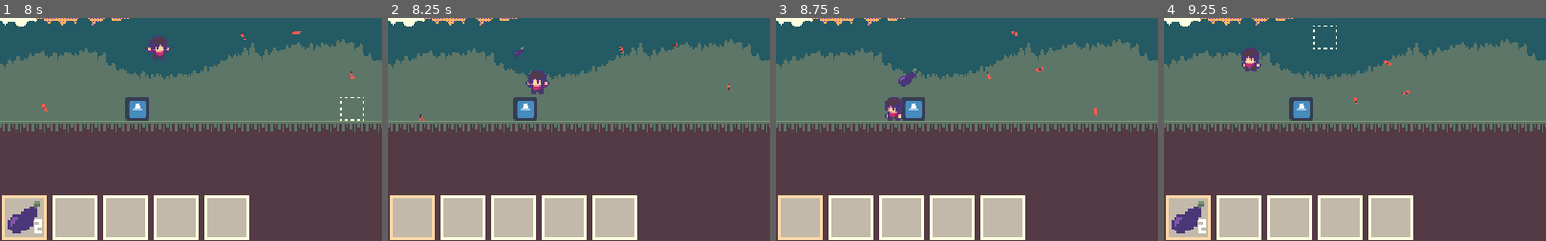
Above: before the commit, frames 1-4 (left to right).
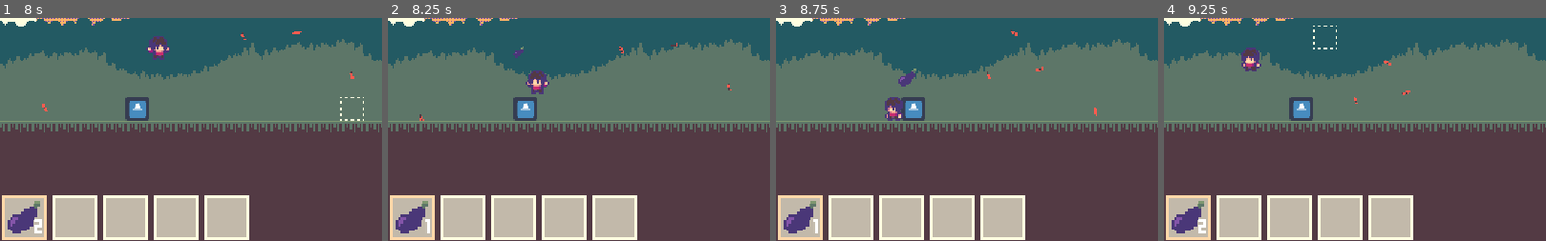
Above: after the commit, the same moments.

Repository: Zitronekoma30/falljam
Game: Godot game, scene res://Scenes/Farm.tscn
Same seed, same stepped clock (60 frames per second), same inputs: the game is played once before the commit and once after it. The engine's default icon, where the game draws it, is replaced by a stand-in: a white triangle on a blue panel in a dark square.
Inputs (mouse positions are % of the whole screen's width and height, from its top left):
- Up to frame 1 (8 s): move the mouse to (45, 70) at 0.52 s; hold D (walk_right) 0.53-2.03 s; tap Q (drop) at 0.6, 1.35, 2.3, 3.05, 3.8, 4.35, 5.1, 6.05, 6.8, 7.55 s; tap Space (jump) at 0.77, 1.52, 3.02, 3.77, 4.52, 6.02, 6.77, 7.52 s; move the mouse to (80, 65) at 1.27 s; move the mouse to (20, 35) at 2.02 s; hold A (walk_left) 2.03-4.28 s; click (20, 35) at 2.1 s; move the mouse to (55, 50) at 2.77 s; tap Mouse wheel down (scroll_down) at 2.85, 6.6 s; move the mouse to (35, 25) at 3.52 s; tap Mouse wheel up (scroll_up) at 3.6, 7.35 s; move the mouse to (72, 45) at 4.27 s; hold D (walk_right) from 4.28 s (still down); move the mouse to (30, 55) at 5.02 s; move the mouse to (60, 28) at 5.77 s; click (60, 28) at 5.85 s; move the mouse to (45, 70) at 6.52 s; move the mouse to (80, 65) at 7.27 s
- Up to frame 2 (8.25 s): move the mouse to (20, 35) at 8.02 s; release D (walk_right) at 8.03 s; hold A (walk_left) from 8.03 s (still down); tap Q (drop) at 8.1 s
- Up to frame 3 (8.75 s): keep holding A (walk_left)
- Up to frame 4 (9.25 s): keep holding A (walk_left); move the mouse to (55, 50) at 8.77 s; tap Q (drop) at 8.85 s; tap Space (jump) at 9.02 s
The pictures show only the part of the screen within x 34-84%, y 46-96%; the shares and areas given below are measured in that part.

Frame 1 is identical in both runs. In frame 2, 0.7% of the frame differs, in the area x 2-11%, y 82-97%; in frame 3, 0.7%; in frame 4, nothing differs.

Commit message:
changed drop behaviour to single item

Diff:
--- a/Objects/UI/UI.gd
+++ b/Objects/UI/UI.gd
@@ -44,12 +44,14 @@
 	if Input.is_action_just_pressed("drop"):
 		if current_slot != null:
 			var new_item = item_scene.instance()
-			new_item.set_item(current_slot, false)
+			new_item.set_item(current_slot.name)
 			get_tree().get_root().add_child(new_item)
 			new_item.global_position = player.item_spawn_pos.global_position
 			new_item.anim.play_backwards("pickup")
-			inventory[selected] = null
-			ui_slots[selected].set_item(null)
+			current_slot.stack -= 1
+			if current_slot.stack <= 0:
+				inventory[selected] = null
+				ui_slots[selected].set_item(null)
 	if Input.is_action_just_pressed("interact"):
 		for interactor in current_interactors:
 			interactor.interact(inventory[selected])
